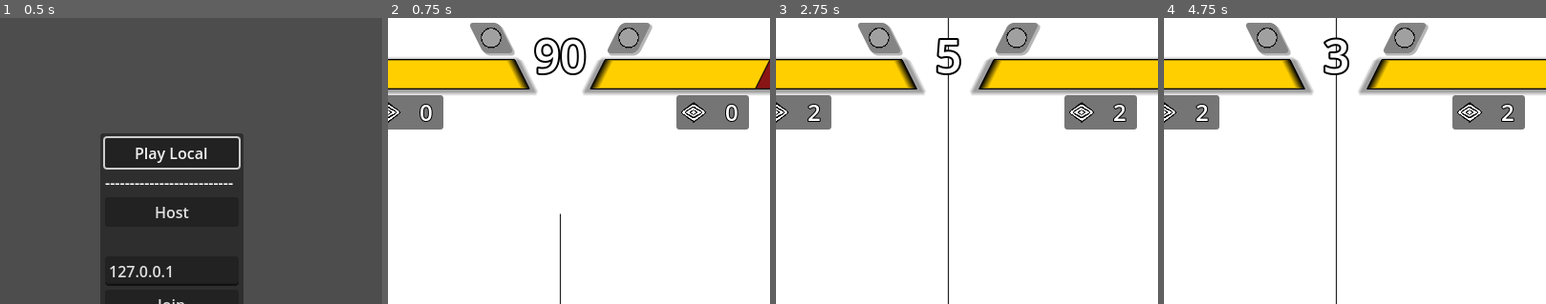
Above: before the commit, frames 1-4 (left to right).
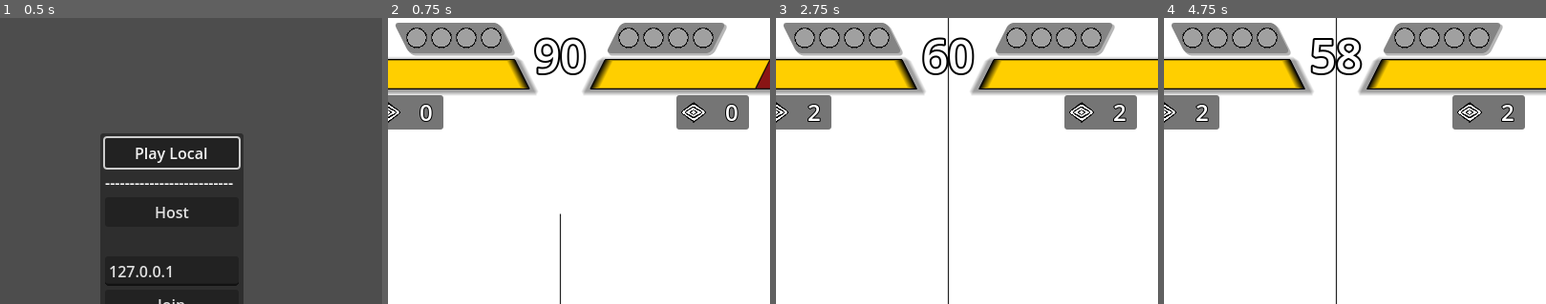
Above: after the commit, the same moments.

Repository: SamBumgardner/spellstrike
Game: Godot game, scene res://network/main.tscn
Two runs of this game, one before a commit and one after it. Both use one fixed random seed, a clock stepped at 60 frames per second and the inputs below.
Inputs (mouse positions are % of the whole screen's width and height, from its top left):
- Up to frame 1 (0.5 s): no input
- Up to frame 2 (0.75 s): click "Play Local" at 0.5 s
- Up to frame 3 (2.75 s): tap Enter at 1.25 s; move the mouse to (72, 45) at 1.27 s; hold Up 1.28-2 s; click (72, 45) at 1.42 s; tap Space at 2 s; drag from (30, 55) to (45, 70) at 2.02 s
- Up to frame 4 (4.75 s): move the mouse to (60, 28) at 2.77 s; hold Up 2.78-3.5 s; tap Enter at 3.5 s; drag from (45, 70) to (75, 70) at 3.52 s; move the mouse to (80, 65) at 4.27 s; hold Down from 4.28 s (still down)
The pictures show only the part of the screen within x 28-78%, y 0-50%; the shares and areas given below are measured in that part.

Frame 1 is identical in both runs. In frame 2, 4.7% of the frame differs, in the area x 2-89%, y 1-14%; in frame 3, 5.6%; in frame 4, 5.6%, in the area x 2-89%, y 1-20%.

Commit message:
standard settings, fix multi-win bug
If player was hit again while in defeated state, it would push another 'defeated' event which would trigger another round win point. Kinda funny, but not desirable behavior.

Diff:
--- a/game/assets/data/states/character/speed/VictoryState.tres
+++ b/game/assets/data/states/character/speed/VictoryState.tres
@@ -11,7 +11,7 @@
 script = ExtResource("1_nvg1a")
 duration = 0
 endless = true
-player_status = 3
+player_status = 6
 hitboxes = Array[ExtResource("3_u8yrc")]([])
 new_attack = false
 hurtboxes = Array[ExtResource("3_u8yrc")]([ExtResource("4_nm05p")])
--- a/game/options/MatchOptions.gd
+++ b/game/options/MatchOptions.gd
@@ -4,9 +4,9 @@
 
 const ticks_per_second: int = 60
 const default_seconds_per_round: int = 60
-const default_ticks_per_round: int = 5 * ticks_per_second # ticks_per_second * default_seconds_per_round
+const default_ticks_per_round: int = 60 * ticks_per_second # ticks_per_second * default_seconds_per_round
 
-const default_rounds_to_win: int = 1
+const default_rounds_to_win: int = 4
 
 var input_retrievers: Array
 
--- a/game/player/Player.gd
+++ b/game/player/Player.gd
@@ -225,7 +225,7 @@
     if health > 0:
         # force player to jump to hurt state.
         fsm.force_change_state(State.HITSTUN)
-    else:
+    elif status not in [Status.DEFEATED, Status.VICTORY]:
         handle_defeat()
 
 func handle_defeat() -> void:
@@ -428,6 +428,7 @@
     RECOVERY = 3,
     HITSTUN = 4,
     DEFEATED = 5,
+    VICTORY = 6,
 }
 
 enum State {
--- a/game/project.godot
+++ b/game/project.godot
@@ -63,9 +63,6 @@
 rollback/classes/network_adaptor="res://addons/godot-rollback-netcode/RPCNetworkAdaptor.gd"
 rollback/classes/message_serializer="res://network/VsMessageSerializer.gd"
 rollback/classes/hash_serializer="res://addons/godot-rollback-netcode/HashSerializer.gd"
-rollback/debug/rollback_ticks=2
-rollback/debug/random_rollback_ticks=2
-rollback/debug/skip_nth_message=3
 
 [rendering]
 
